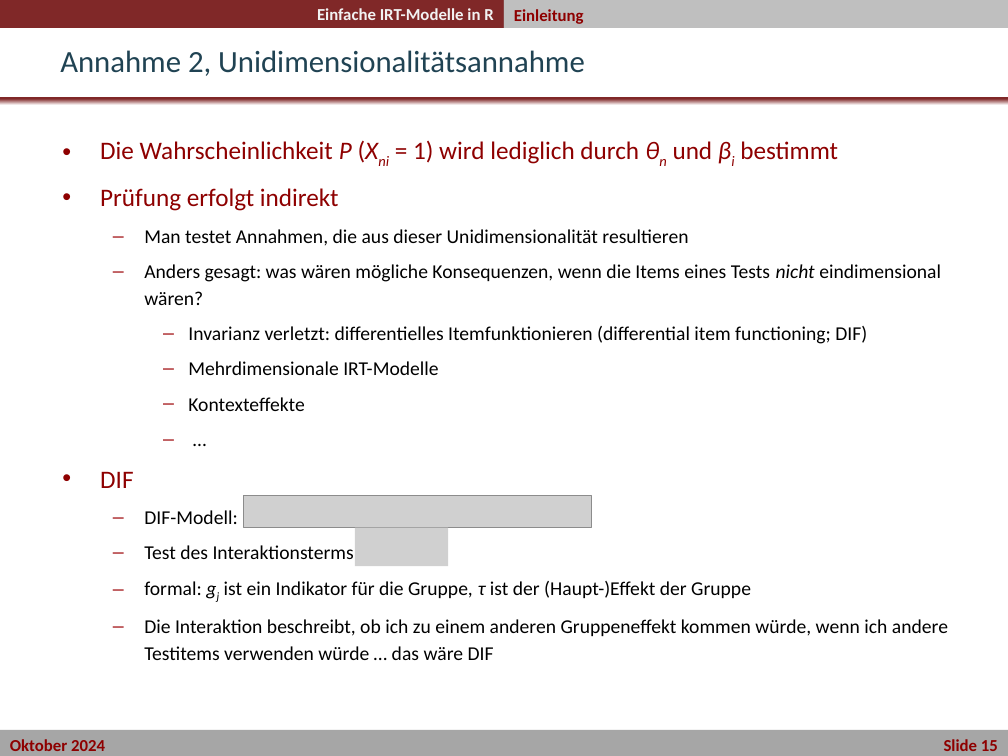
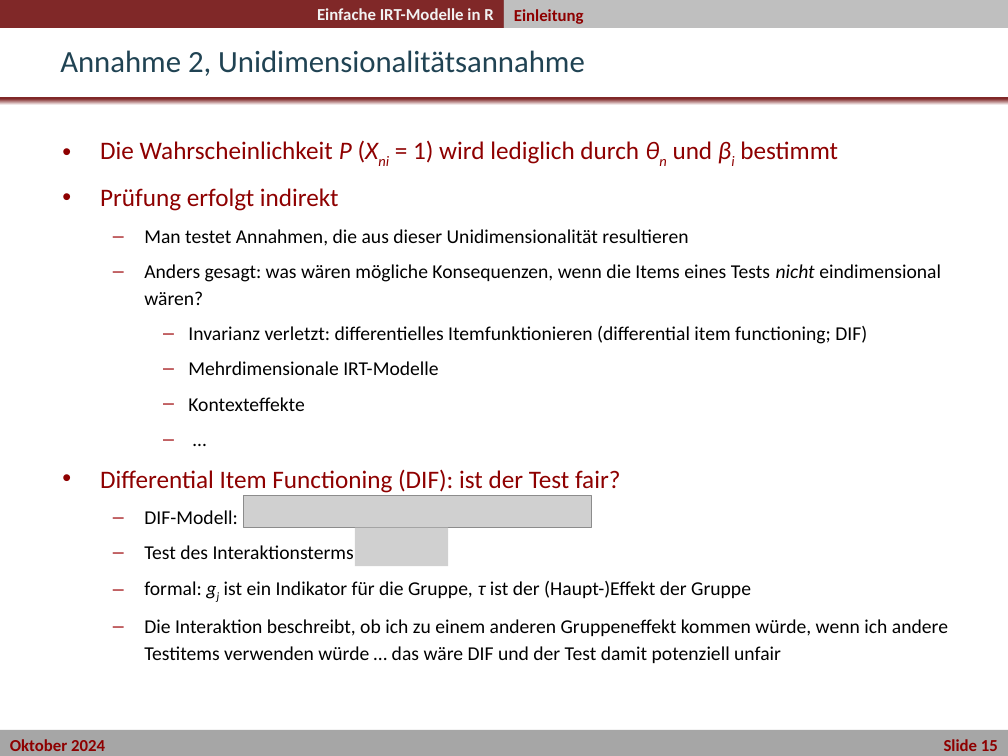
Before and after one commit to nickhaf/IRT_workshop, a slide deck: slide 16 of slides/Tag1_2Nachmittag_Nr1_Uebungen/02_Uebung_einfache_IRT-Modelle_in_R.pptx. Drawn at 1008x756 pixels with LibreOffice and Linux fonts; fonts in the diff are those of the drawing; grey boxes stand for pictures; background and template pictures are left out. Boxes give left, top, right and bottom in pixels: in the first picture for what was removed or moved away, otherwise in the second. Text is boxed around its words. In the diff, an @@ line names an element or a change of style, - is before the commit and + after.

Commit message:
add slides/exercises for test design

```diff
--- a/slides/Tag1_2Nachmittag_Nr1_Uebungen/02_Uebung_einfache_IRT-Modelle_in_R.pptx
+++ b/slides/Tag1_2Nachmittag_Nr1_Uebungen/02_Uebung_einfache_IRT-Modelle_in_R.pptx
@@ text at <box>100,469,620,493</box>: text changed @@
-• DIF
+• Differential Item Functioning (DIF): ist der Test fair?
@@ text at <box>144,619,948,663</box>: text changed @@
-  – Die Interaktion beschreibt, ob ich zu einem anderen Gruppeneffekt kommen würde, wenn ich andere Testitems verwenden würde … das wäre DIF
+  – Die Interaktion beschreibt, ob ich zu einem anderen Gruppeneffekt kommen würde, wenn ich andere Testitems verwenden würde … das wäre DIF und der Test damit potenziell unfair
```
Also in this commit, not shown: 3 other slides changed, 5 other files.
